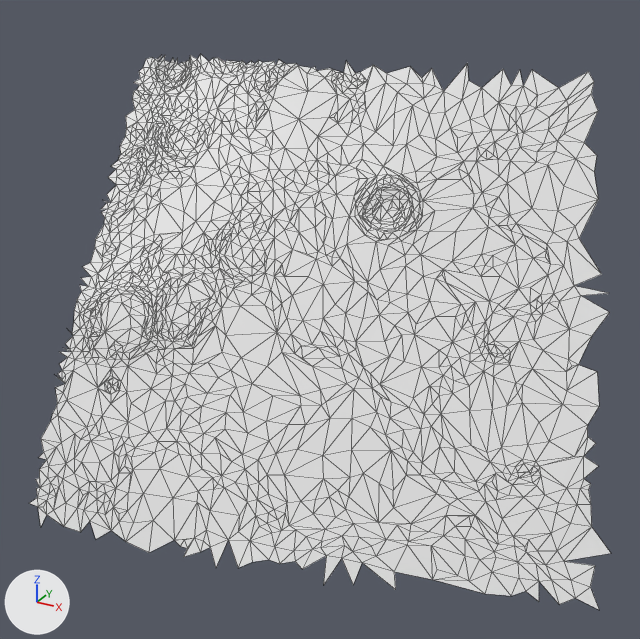
What one commit did to the glTF model moon small_tiles/tile_081.glb.
Both versions are drawn from a 50 mm camera at (10.13, -29.75, 19.82) aimed at (6.28, -22.74, 16.31). Every picture has the same lights, and +X, +Y and +Z are marked at lower left. The older version comes first. Mesh edges are drawn as thin lines. Vertices at exactly the same position are counted once.

Objects in the first picture: 't81'.
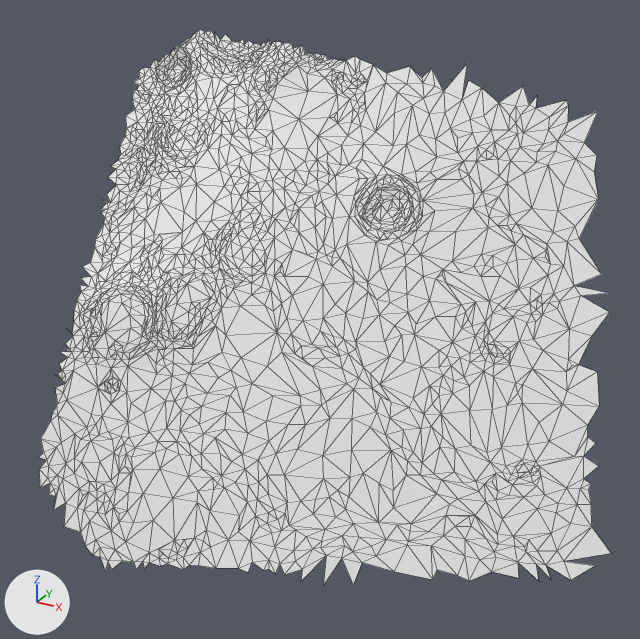
Location of each change, [x1, y1, x2, y2] in pixels of the pictures (640 x 639 px):
```json
{"object": "t81", "change": "reshaped", "before": [30, 54, 610, 609], "after": [38, 29, 610, 584]}
{"part": 1, "of": "me_t81", "change": "built on", "before": [143, 55, 162, 67], "after": [164, 29, 372, 73]}
{"part": 2, "of": "me_t81", "change": "reshaped", "before": [30, 476, 599, 609], "after": [81, 521, 326, 581]}
{"part": 3, "of": "me_t81", "change": "deleted", "before": [462, 66, 598, 122]}
```

The change, as JSON lines over the scene's bpy script:
```json
{"block": "me_t81", "where": "# used by ob_t81; location = (0.0, 0.0, 0.0)"}
{"block": "me_t81", "where": "# verts and faces of me_t81; kept vertices keep their numbers, new ones are numbered from 1760"}
{"block": "me_t81", "where": "# before: 170 (7.44, -20.66, 18.52) at pixel (519, 69), 171 (7.55, -20.61, 18.52) at pixel (531, 69), 172 (7.67, -20.77, 18.3) at pixel (537, 95), 173 (7.85, -20.64, 18.37) at pixel (558, 87), 174 (7.95, -20.7, 18.26) at pixel (566, 100)"}
{"block": "me_t81", "where": "# before: 175 (7.99, -20.73, 18.21) at pixel (568, 105), 1498 (8.02, -20.84, 18.08) at pixel (567, 122), 1503 (7.7, -20.86, 18.19) at pixel (535, 108), 1505 (7.63, -20.87, 18.21) at pixel (529, 105), 1516 (7.0, -21.07, 18.25) at pixel (462, 99)"}
{"block": "me_t81", "where": "# before: 1517 (6.93, -20.81, 18.57) at pixel (467, 63), 1518 (7.0, -20.92, 18.42) at pixel (468, 80), 1520 (7.15, -20.92, 18.35) at pixel (481, 87), 1522 (7.41, -20.8, 18.38) at pixel (511, 85), 1523 (7.52, -20.76, 18.38) at pixel (523, 85)"}
{"block": "me_t81", "where": "# before: 1524 (7.35, -20.96, 18.23) at pixel (498, 102), 1663 (7.29, -20.72, 18.53) at pixel (503, 68), 1664 (8.27, -20.65, 18.18) at pixel (598, 110), 1665 (8.16, -20.56, 18.32) at pixel (591, 93), 1666 (8.15, -20.47, 18.43) at pixel (594, 81)"}
{"block": "me_t81", "where": "# before: 1667 (8.07, -20.42, 18.52) at pixel (588, 71)"}
{"op": "remove", "block": "me_t81", "code": "me_t81.from_pydata(...)  # 1760 vertices, 3312 faces; spans x 3.56..9.32, y -24.71..-20.42, z 14.3..18.59"}
{"op": "add", "block": "me_t81", "code": "me_t81.from_pydata(...)  # 1884 vertices, 3547 faces; spans x 3.56..9.31, y -24.7..-20.65, z 14.12..18.82"}
{"block": "me_t81", "change": "me_t81 part 1"}
{"block": "me_t81", "change": "4 vertices are removed from x 3.6..3.75, y -21.82..-21.73, z 18.52..18.56"}
{"block": "me_t81", "change": "5 faces are deleted"}
{"block": "me_t81", "change": "118 vertices are added at x 3.83..5.88, y -21.71..-21.15, z 18.52..18.82"}
{"block": "me_t81", "change": "5 new vertices lie (0.04, 0.05, 0.03) away from vertices in x 3.93..5.27, y -21.61..-21.41, z 18.53..18.69"}
{"block": "me_t81", "change": "237 new faces join them"}
{"block": "me_t81", "change": "me_t81 part 2"}
{"block": "me_t81", "change": "19 vertices are removed from x 3.98..9.32, y -24.71..-23.09, z 14.31..14.77"}
{"block": "me_t81", "change": "36 faces are deleted"}
{"block": "me_t81", "change": "32 vertices are added at x 4.71..6.83, y -24.7..-24.11, z 14.12..14.4"}
{"block": "me_t81", "change": "55 new faces join them"}
{"block": "me_t81", "change": "me_t81 part 3"}
{"op": "add", "block": "me_t81", "code": "delete_vertices([170, 171, 173, 1522, 1663, 1665, 1666, 1667])  # with the faces that use them"}
{"op": "add", "block": "me_t81", "code": "delete_faces([(172, 1523, 1505), (1516, 1518, 1517)])"}
```
